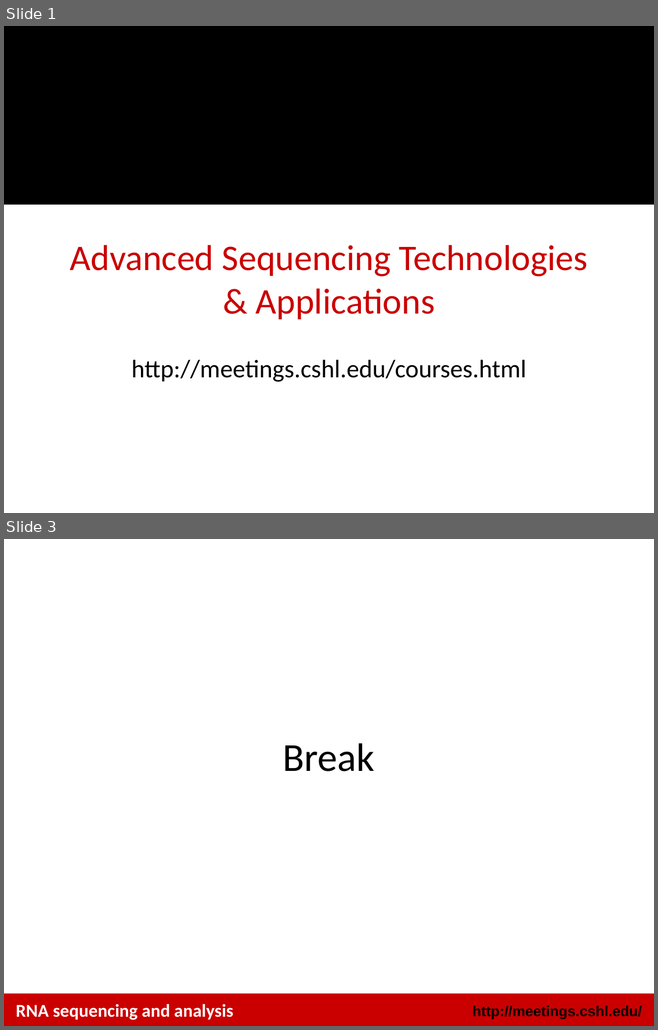
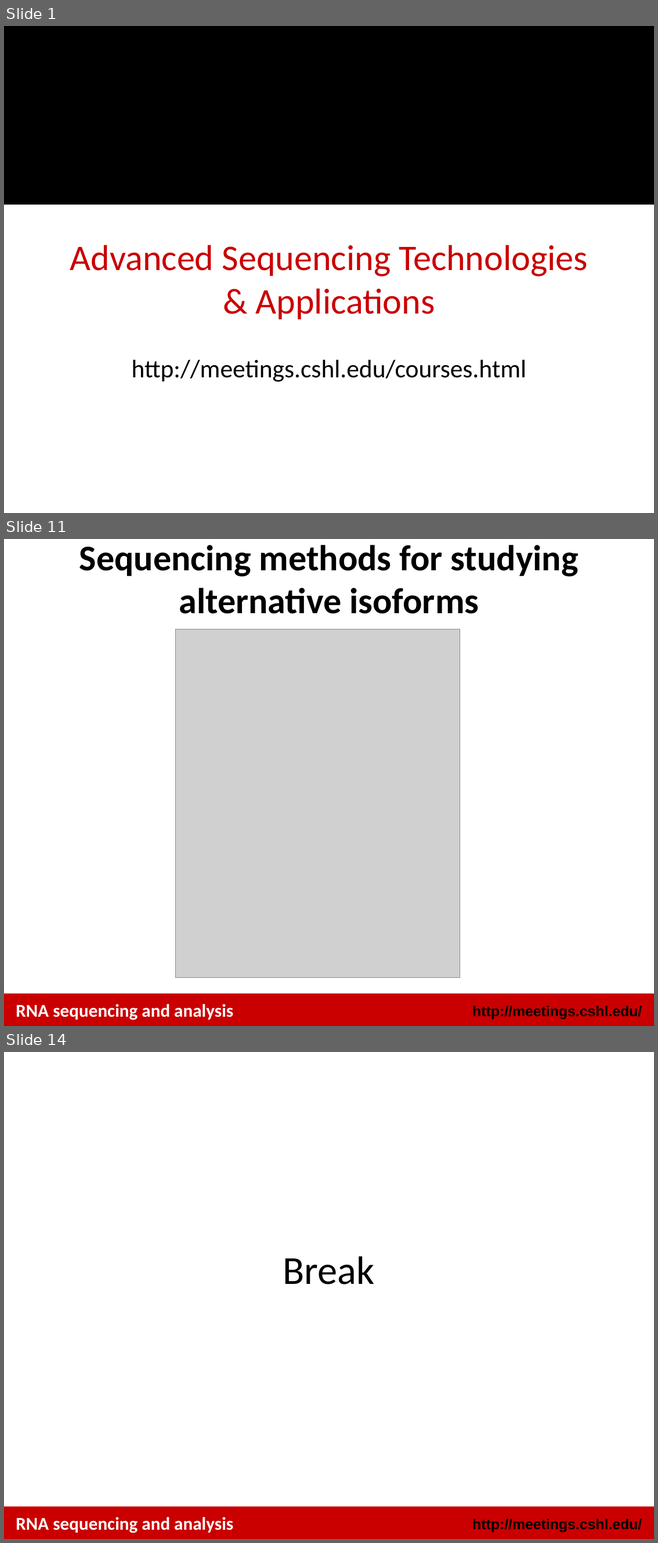
Before and after one commit to griffithlab/rnaseq_tutorial_wiki, a slide deck: LectureFiles/cshl/2016/RNASeq_Module4_Lecture.pptx. Shown one above the other, each under a label of ours: slides 1 and 3 before the commit, slides 1, 11 and 14 after it; the slides between them are not shown. The pictures are 658x1030 and 658x1543 pixels, drawn with LibreOffice and Linux fonts; fonts in the diff are those of the drawing; grey boxes stand for pictures; background and template pictures are left out. Boxes give left, top, right and bottom in pixels: in the first picture for what was removed or moved away, otherwise in the second. Text is boxed around its words. In the diff, an @@ line names an element or a change of style, - is before the commit and + after.

```diff
--- a/LectureFiles/cshl/2016/RNASeq_Module4_Lecture.pptx
+++ b/LectureFiles/cshl/2016/RNASeq_Module4_Lecture.pptx
@@ slide 11 added at (4, 539, 654, 1026), background #FFFFFF; not listed: 2 template elements that a slide beside it also shows @@
@@ title added at (79, 545, 578, 614), 40 pt, text #000000, bold @@
+Sequencing methods for studying alternative isoforms
@@ picture added at (176, 629, 460, 978) @@
@@ text added at (16, 1004, 233, 1020), 20 pt, text #FFFFFF, bold @@
+RNA sequencing and analysis
@@ what was slide 3 is now slide 14 @@
```
Also in this commit, not shown: 1 slide changed, 10 other slides added, 5 other files.
